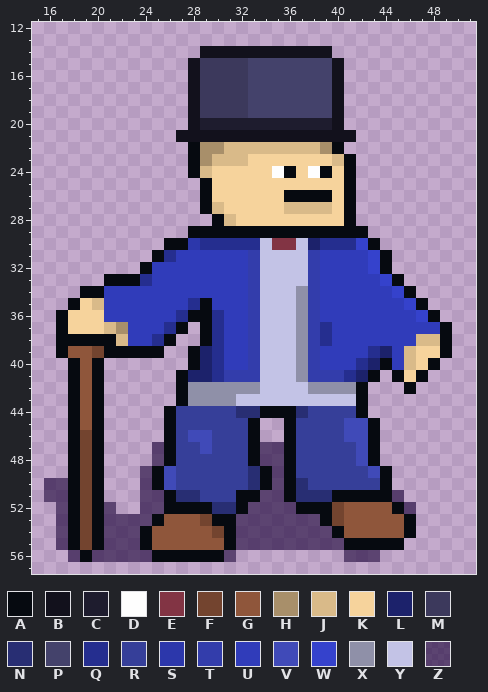
Sprite sheet: images/units/helix/junior-alchemist.png. Above is the file before it was changed.
The file is 72x72 pixels. Shown: x 15..51, y 12..57.
Palette (. is transparent): A #060a10  B #12111c  C #1e1c2e  D #fefefe  E #823444  F #73442f  G #8f563b  H #a88f6a  J #d9ba89  K #f6d39c  L #1c226b  M #3c395c  N #282e73  P #44426b  Q #252e8f  R #363f99  S #2c37ab  T #333dab  U #303cba  V #404ab8  W #3542cc  X #8f90a8  Y #c3c3e6  Z #17003599
After:
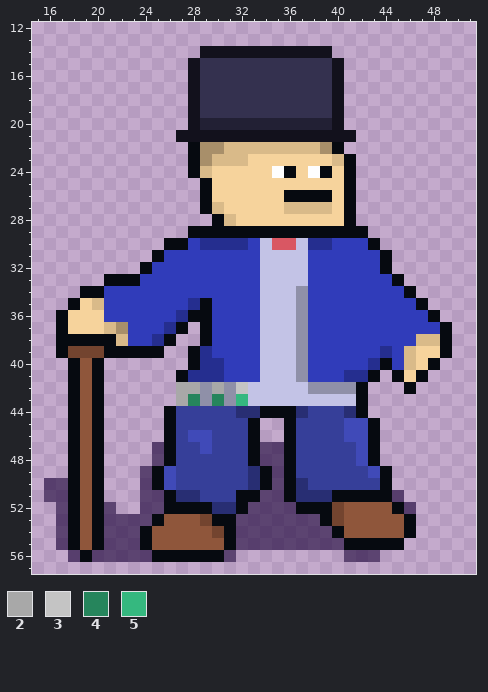
Colours new in this view: 2 #a8a8a8  3 #c4c4c4  4 #26855c  5 #35b87f
The exact change:
colour C: #1e1c2e -> #222034
colour E: #823444 -> #d95763
colour P: #44426b -> #34314f
Changed rows in their new state; - is a pixel that keeps its letter.
first column x 29:
15 PPPP
16 PPPP
17 PPPP
18 PPPP
19 PPPP
first column x 18:
30 ----------U----U----Q-UUU-----
31 --------U------U----U----U----
32 ---------------U----U----U----
33 ------U--------U----U-----U---
34 ---------------U----U------U--
35 ---------------U----U-------U-
36 ------------U--U----U--------U
37 ------------U--U----UU--------
38 ------------U--U----UU--------
39 FF---------QU--U----U----UQ---
40 -----------Q---U----U---UQ----
41 ----------QQ-UUU----UUU-Q-----
42 ---------22-2-3Y--------------
43 ---------24-4-5---------------
44 -----------------------N------
46 -G----------------------------
47 -G----------------------------
48 -G----------------------------
49 -G----------------------------
50 -G----------------------------
51 -G----------------------------
52 -G----------------------------
53 -G----------------------------
54 -G----------------------------
55 -G----------------------------
Changed places in both pictures, as pixel boxes (x1, y1, x2, y2):
changed: (200, 58, 332, 130)
changed: (140, 238, 428, 418)
changed: (68, 346, 92, 358)
changed: (80, 430, 92, 550)
